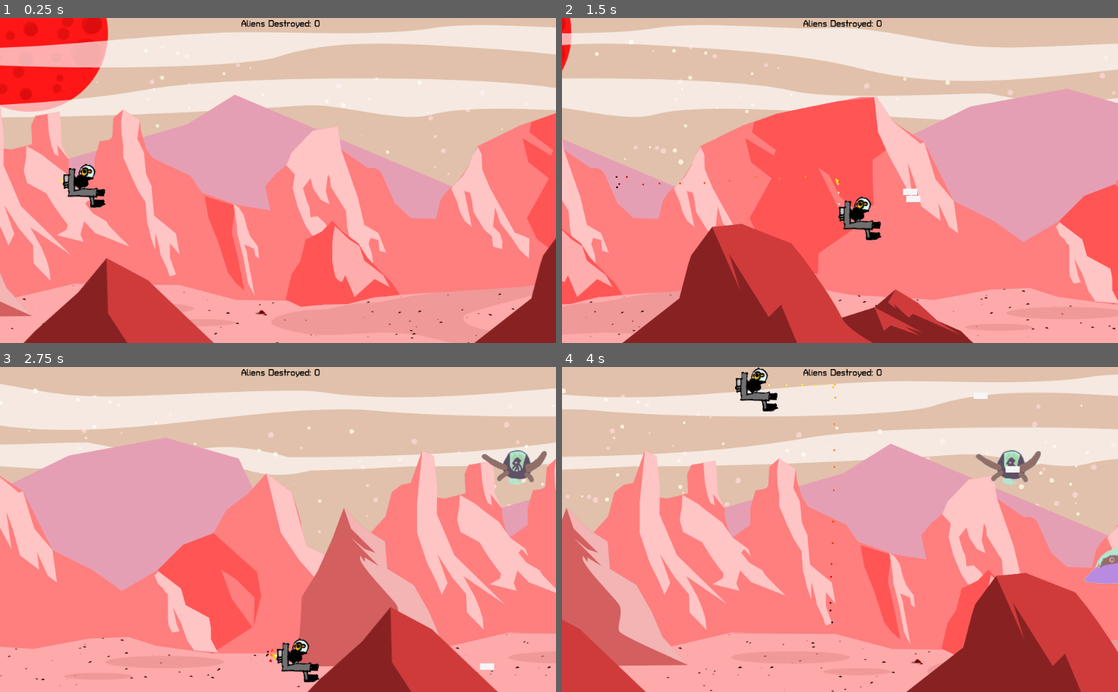
Above: before the commit, frames 1-4 (two rows, left to right).
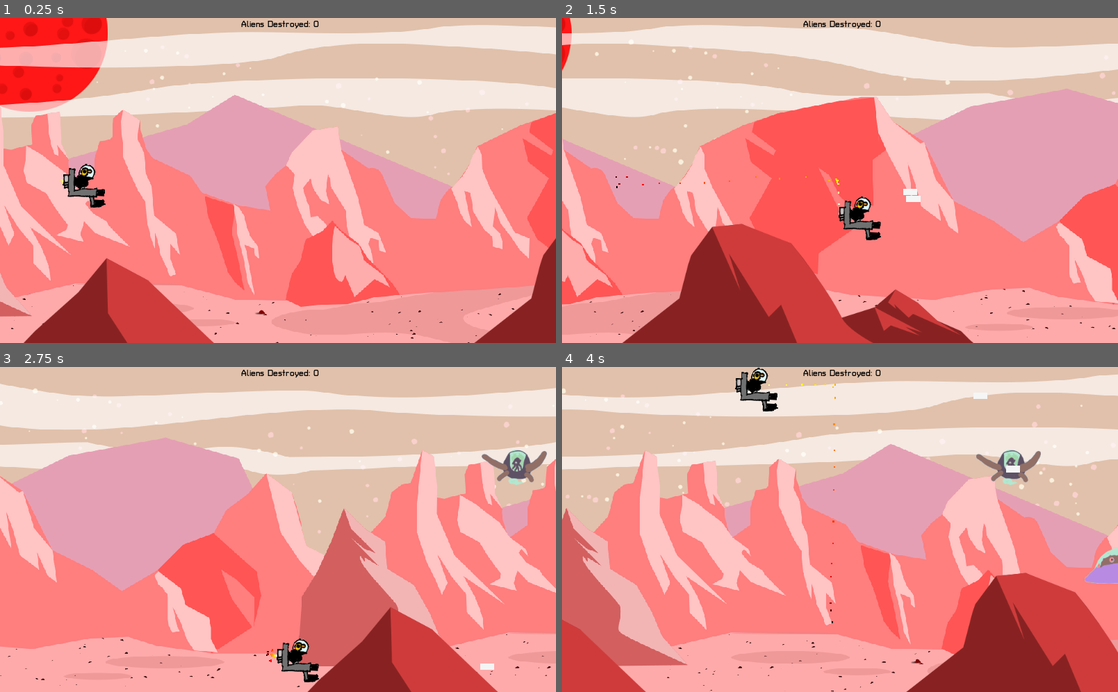
Above: after the commit, the same moments.

Repository: the-g-force/FamJam-January2021
Game: Godot game, scene res://src/Level.tscn
The game is run twice, just before and just after one commit, with the same random seed, the same clock (stepped at 60 frames per second) and the same inputs.
Inputs:
- Up to frame 1 (0.25 s): no input
- Up to frame 2 (1.5 s): tap Enter at 0.5 s; hold D (move_right) 0.53-1.28 s; tap Space (fire) at 0.6, 1.35 s; hold S (move_down) from 1.28 s (still down)
- Up to frame 3 (2.75 s): release S (move_down) at 2.03 s; hold D (move_right) from 2.03 s (still down); tap Space (fire) at 2.1 s
- Up to frame 4 (4 s): release D (move_right) at 2.78 s; hold W (move_up) 2.78-3.53 s; tap Space (fire) at 2.85, 3.6 s; hold A (move_left) from 3.53 s (still down)

The runs differ from the first frame. In frame 1, 0.5% of the frame differs, in the area x 0-100%, y 0-100%; in frame 2, 0.4%; in frame 3, 0.4%; in frame 4, 0.4%.

Commit message:
Add fullscreen toggle

Diff:
--- a/project/project.godot
+++ b/project/project.godot
@@ -29,6 +29,11 @@
 config/name="FamJam-January2021"
 run/main_scene="res://src/Level.tscn"
 config/icon="res://icon.png"
+
+[display]
+
+window/stretch/mode="2d"
+window/stretch/aspect="keep"
 
 [input]
 
--- a/project/src/MenuScene.gd
+++ b/project/src/MenuScene.gd
@@ -1,5 +1,10 @@
 extends Control
 
+
+onready var _fullscreen_button := $FullScreenButton
+
+func _ready():
+	_fullscreen_button.pressed = OS.window_fullscreen
 
 
 func _on_PlayButton_pressed():
@@ -8,3 +13,7 @@
 
 func _on_StoryButton_pressed():
 	get_tree().change_scene("res://src/StoryScene.tscn")
+
+
+func _on_FullScreenButton_pressed():
+	OS.window_fullscreen = _fullscreen_button.pressed
--- a/project/src/MenuScene.tscn
+++ b/project/src/MenuScene.tscn
@@ -36,5 +36,16 @@
 stream = ExtResource( 2 )
 autoplay = true
 bus = "Music"
+
+[node name="FullScreenButton" type="CheckButton" parent="."]
+margin_left = 449.234
+margin_top = 490.507
+margin_right = 595.234
+margin_bottom = 530.506
+text = "Fullscreen"
+__meta__ = {
+"_edit_use_anchors_": false
+}
 [connection signal="pressed" from="PlayButton" to="." method="_on_PlayButton_pressed"]
 [connection signal="pressed" from="StoryButton" to="." method="_on_StoryButton_pressed"]
+[connection signal="pressed" from="FullScreenButton" to="." method="_on_FullScreenButton_pressed"]
